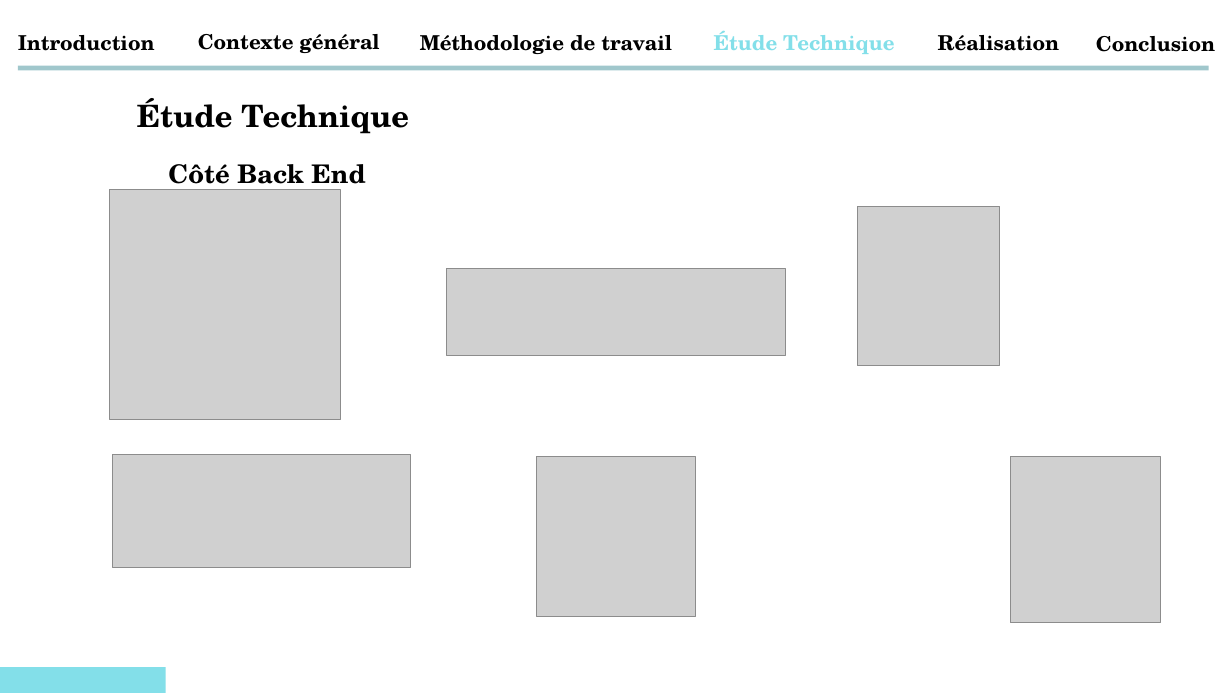
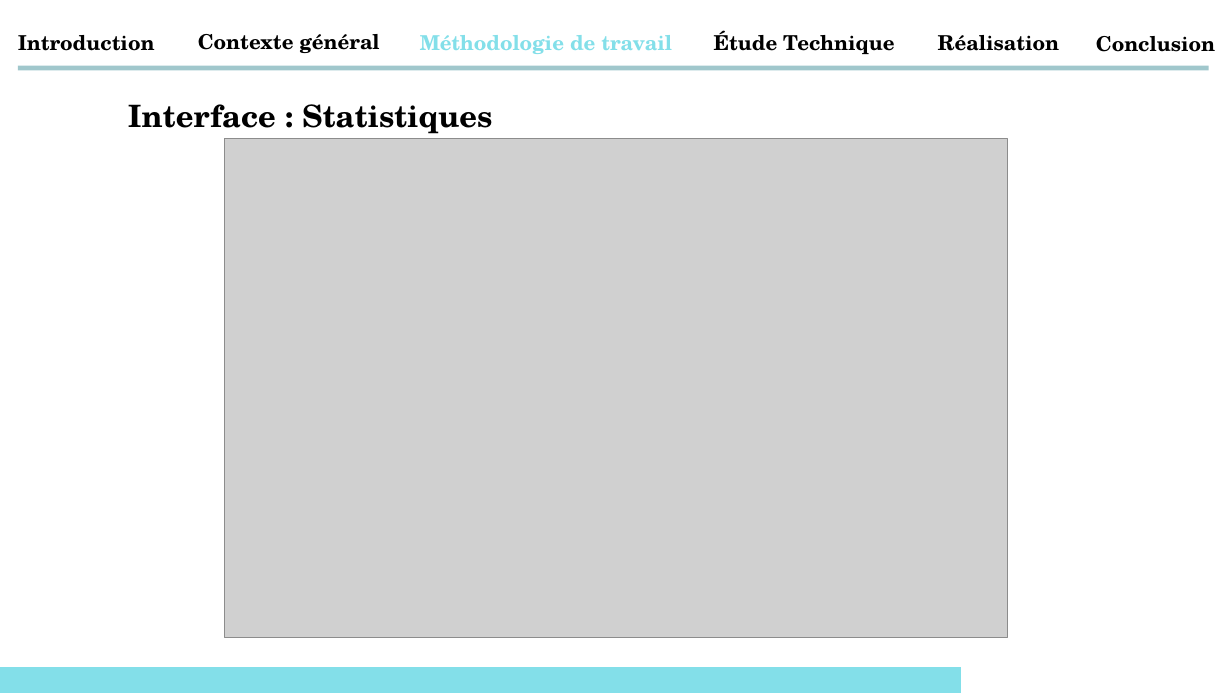
Before and after one commit to abdessamadtanafaat/AdminDashboard, a slide deck: slide 25 of PRESENTATION PFA/Presentatin PFA .pptx (slide 20 before the commit). Drawn at 1232x693 pixels with LibreOffice and Linux fonts; fonts in the diff are those of the drawing; grey boxes stand for pictures. Boxes give left, top, right and bottom in pixels: in the first picture for what was removed or moved away, otherwise in the second. Text is boxed around its words. In the diff, an @@ line names an element or a change of style, - is before the commit and + after.

```diff
--- a/PRESENTATION PFA/Presentatin PFA .pptx
+++ b/PRESENTATION PFA/Presentatin PFA .pptx
@@ text "Méthodologie de travail" at [420,35,672,54]: text colour #000000 to #83DFE9 @@
@@ text "Étude Technique" at [714,30,894,54]: text colour #83DFE9 to #000000 @@
@@ text at [128,104,492,134]: text changed @@
-Étude Technique
+Interface : Statistiques
@@ picture added at [225,139,1007,638] @@
@@ text removed at [168,164,365,192] @@
-Côté Back End
@@ picture removed at [110,189,340,420] @@
@@ picture removed at [858,206,1000,366] @@
@@ picture removed at [446,268,785,355] @@
@@ picture removed at [113,455,410,568] @@
@@ picture removed at [537,457,696,616] @@
@@ picture removed at [1010,457,1161,622] @@
@@ rectangle added at [0,666,961,693], fill #83DFE9 @@
```
Also in this commit, not shown: 24 other slides changed, 13 slides added.
